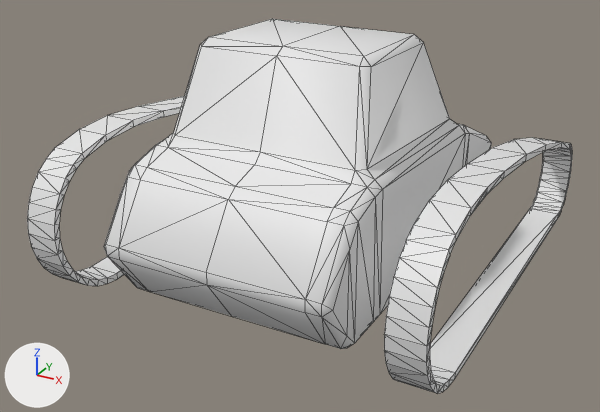
Two versions of the OBJ model meshes/small_tank_body.obj, one commit apart.
Before and after are seen from a camera (50 mm lens) standing at (0.741, -1.512, 0.851) and looking at (-0.041, -0.091, 0.14). The lights are fixed; the arrows at lower left show +X, +Y and +Z. Mesh edges are drawn as thin lines. Where no turn or scale is listed for an object, it has been applied to the vertices.

Script lines for the objects in view, before the commit:
```python
me_small_tank_body = bpy.data.meshes.new('small_tank_body')
me_small_tank_body.from_pydata(...)  # 428 vertices, 852 faces; spans x -0.402..0.402, y -0.508..0.492, z 0.011..0.514
ob_small_tank_body = bpy.data.objects.new('small_tank_body', me_small_tank_body)
ob_small_tank_body.location = (0.0, 0.0, 0.0)
```
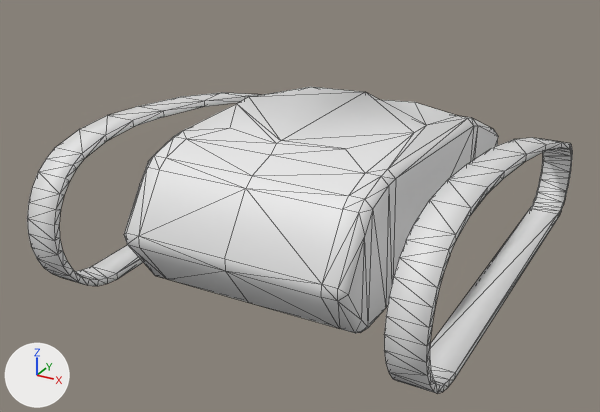
Commit message: Added small tanks.

What differs and where, as boxes [x1, y1, x2, y2] in the pictures (600 x 412 px):
'small_tank_body', reshaped (18% shorter)
    before: [27, 19, 573, 393]
    after: [27, 87, 573, 393]
part 1 of me_small_tank_body, rebuilt (25% shorter)
    before: [104, 19, 491, 349]
    after: [124, 87, 498, 333]

The change, as a list of edits to the scene's bpy script:
```text
Change me_small_tank_body:
    used by ob_small_tank_body; location = (0.0, 0.0, 0.0)
    remove me_small_tank_body.from_pydata(...)  # 428 vertices, 852 faces; spans x -0.402..0.402, y -0.508..0.492, z 0.011..0.514
    add me_small_tank_body.from_pydata(...)  # 414 vertices, 824 faces; spans x -0.402..0.402, y -0.508..0.492, z 0.011..0.339
    me_small_tank_body part 1: the loose piece of 140 vertices spanning x -0.235..0.235, y -0.495..0.368, z 0.043..0.514 is rebuilt with 126 vertices and now spans x -0.235..0.235, y -0.438..0.425, z 0.043..0.339
    me_small_tank_body part 2: the surface is now shaded smooth
```
